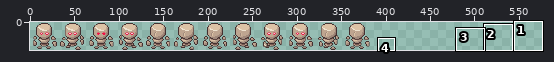
Two versions of one sprite sheet, Assets/Sprites/StoneGolem.png. The picture above shows the old version from afar; the outline marks the close-up.
Close-up. Earlier state:
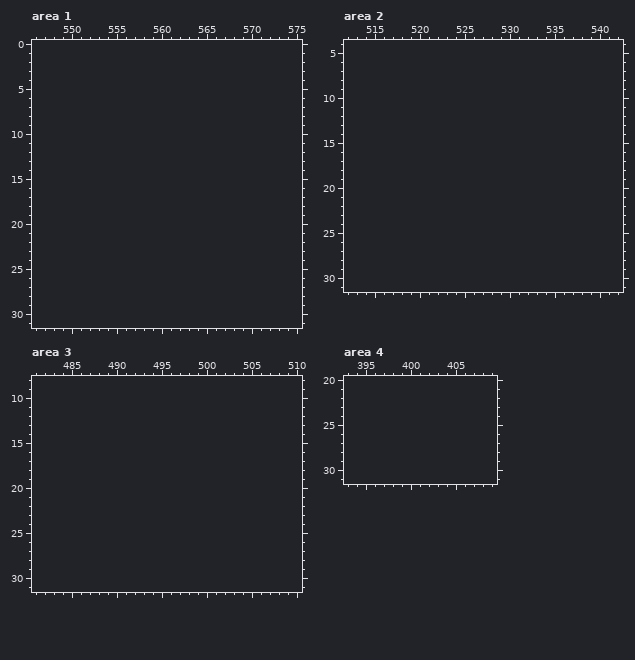
The file is 384x32 pixels. Shown: area 1: x 546..575, y 0..31; area 2: x 512..542, y 4..31; area 3: x 481..510, y 8..31; area 4: x 393..409, y 20..31. The old version is drawn lined up with the new one, on the new canvas. The commit also changed other parts of the picture, which this record leaves out.
And afterwards:
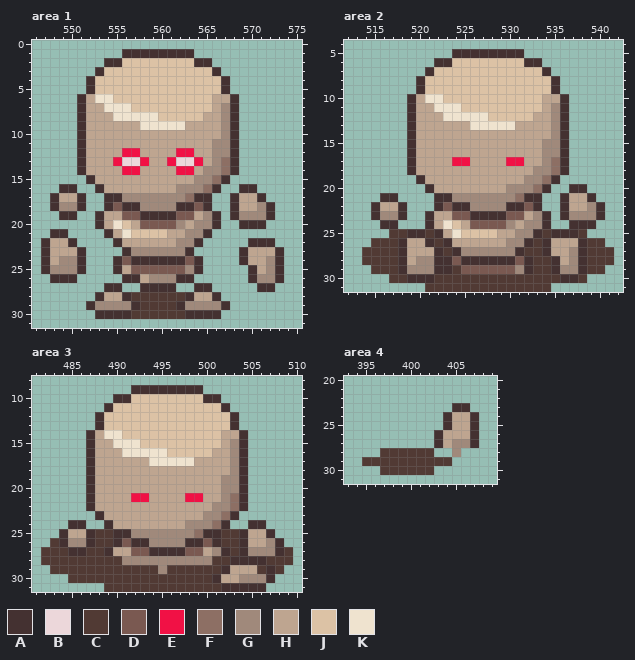
Palette (. is transparent): A #443131  B #ecd7da  C #513a34  D #7a5951  E #f11145  F #8d6f64  G #a0897b  H #bea590  J #dcc2a5  K #efe3cf
From old to new:
canvas 384x32 -> 576x32
Changed rows in their new state; - is an unchanged pixel.
Area 1:
first column x 547:
 1 ---------AAAAAAAA----------
 2 -------AAJJJJJJJJAA--------
 3 ------AJJJJJJJJJJJJA-------
 4 -----AJJJJJJJJJJJJJJA------
 5 -----AJJJJJJJJJJJJJJA------
 6 ----AHKKJJJJJJJJJJJHHA-----
 7 ----AHHKKKJJJJJJJJJHGA-----
 8 ----AHHHKKKKKJJJJJHHGA-----
 9 ----AHHHHHHKKKKKHHHHGA-----
10 ----AHHHHHHHHHHHHHHHGA-----
11 ----AHHHHHHHHHHHHHHGGA-----
12 ----AHHHHEEHHHHEEHHGGA-----
13 ----AHHHEBBEHHEBBEHGFA-----
14 ----AHHHHEEHHHHEEHGGFA-----
15 -----AHHHHHHHHHHHGGFA------
16 --AA--AHHHHHHHHGGGFA--AA---
17 -AHHA--AAGGGGGGGFAA--AHHA--
18 -AGGA--ADAAGGGGAADA--AHHGA-
19 --AA--AHHDDAAAADDHGA-AGGGA-
20 ------AHKJHDDDDGHGGA--AAA--
21 -AA----AHKJJJJHHGGA--------
22 AHHA----AHHHHHHGGA-----AAA-
23 AHHHA----AGGGGGGA-----AHHHA
24 AHGGA---ADAAAAAADA----AHHGA
25 AGGGA---AHDDDDDDGA-----AHGA
26 -AAA-----AAHGGGAA------AGGA
27 -------AA--AAAA--AA-----AA-
28 ------AHHACCCCCCAHHA-------
29 -----AGGGGACCCCAGGGGA------
30 ------AAAACCCCCCAAAA-------
Area 2:
first column x 514:
 5 ----------AAAAAAAA----------
 6 --------AAJJJJJJJJAA--------
 7 -------AJJJJJJJJJJJJA-------
 8 ------AJJJJJJJJJJJJJJA------
 9 ------AJJJJJJJJJJJJJJA------
10 -----AHKKJJJJJJJJJJJHHA-----
11 -----AHHKKKJJJJJJJJJHGA-----
12 -----AHHHKKKKKJJJJJHHGA-----
13 -----AHHHHHHKKKKKHHHHGA-----
14 -----AHHHHHHHHHHHHHHHGA-----
15 -----AHHHHHHHHHHHHHHGGA-----
16 -----AHHHHHHHHHHHHHHGGA-----
17 -----AHHHHEEHHHHEEHHGFA-----
18 -----AHHHHHHHHHHHHHGGFA-----
19 ------AHHHHHHHHHHHGGFA------
20 -------AHHHHHHHHGGGFA--AA---
21 --AA----AAGGGGGGGFAA--AHHA--
22 -AHHA---ADAAGGGGAADA--AHHGA-
23 -AGGA--AHHDDAAAADDHGA-AGGGA-
24 --AA---AHKJHDDDDGHGGA--AAA--
25 ---CCAACAHKJJJJHHGGACAAAC---
26 -CCCAHHACAHHHHHHGGACAHHHACC-
27 CCCCAHHHACAGGGGGGACCAHHGACCC
28 CCCCAHGGAADAAAAAADACCAHGACCC
29 -CCCAGGGAACDDDDDDGACCAGGACC-
30 ---CCAAACCCCCCCCCCCCCCAAC---
31 -------CCCCCCCCCCCCCC-------
Area 3:
first column x 482:
 9 ----------AAAAAAAA----------
10 --------AAJJJJJJJJAA--------
11 -------AJJJJJJJJJJJJA-------
12 ------AJJJJJJJJJJJJJJA------
13 ------AJJJJJJJJJJJJJJA------
14 -----AHKKJJJJJJJJJJJHHA-----
15 -----AHHKKKJJJJJJJJJHGA-----
16 -----AHHHKKKKKJJJJJHHGA-----
17 -----AHHHHHHKKKKKHHHHGA-----
18 -----AHHHHHHHHHHHHHHHGA-----
19 -----AHHHHHHHHHHHHHHGGA-----
20 -----AHHHHHHHHHHHHHHGGA-----
21 -----AHHHHEEHHHHEEHHGFA-----
22 -----AHHHHHHHHHHHHHGGFA-----
23 ------AHHHHHHHHHHHGGFA------
24 ---AA--AHHHHHHHHGGGFA--AA---
25 --AHHACCAAGGGGGGGFAACCAHHA--
26 -CAGGACCADAAGGGGAADACCAHHGA-
27 CCCAACCAHHDDAAAADDHGACAGGGAC
28 CCCCCCCCCGGGGGGGGGGCCAAAACCC
29 -CCCCCCCCCCCCGCCCCCCAHHHCAC-
30 ---CCCCCCCCCCCCCCCCAHHGGGA--
31 -------CCCCCCCCCCCCCAAAAA---
Area 4:
first column x 395:
23 ----------AA-
24 ---------AHHA
25 ---------AHHA
26 --------AHHHA
27 --------AHGGA
28 --CCCCCC--G--
29 CCCCCCCCCC---
30 --CCCCCC-----
Where, in picture pixels (left, top, right, bottom), the same in both close-ups:
added: (41, 49, 284, 319)
added: (362, 49, 614, 292)
added: (41, 385, 293, 592)
added: (362, 403, 479, 475)
